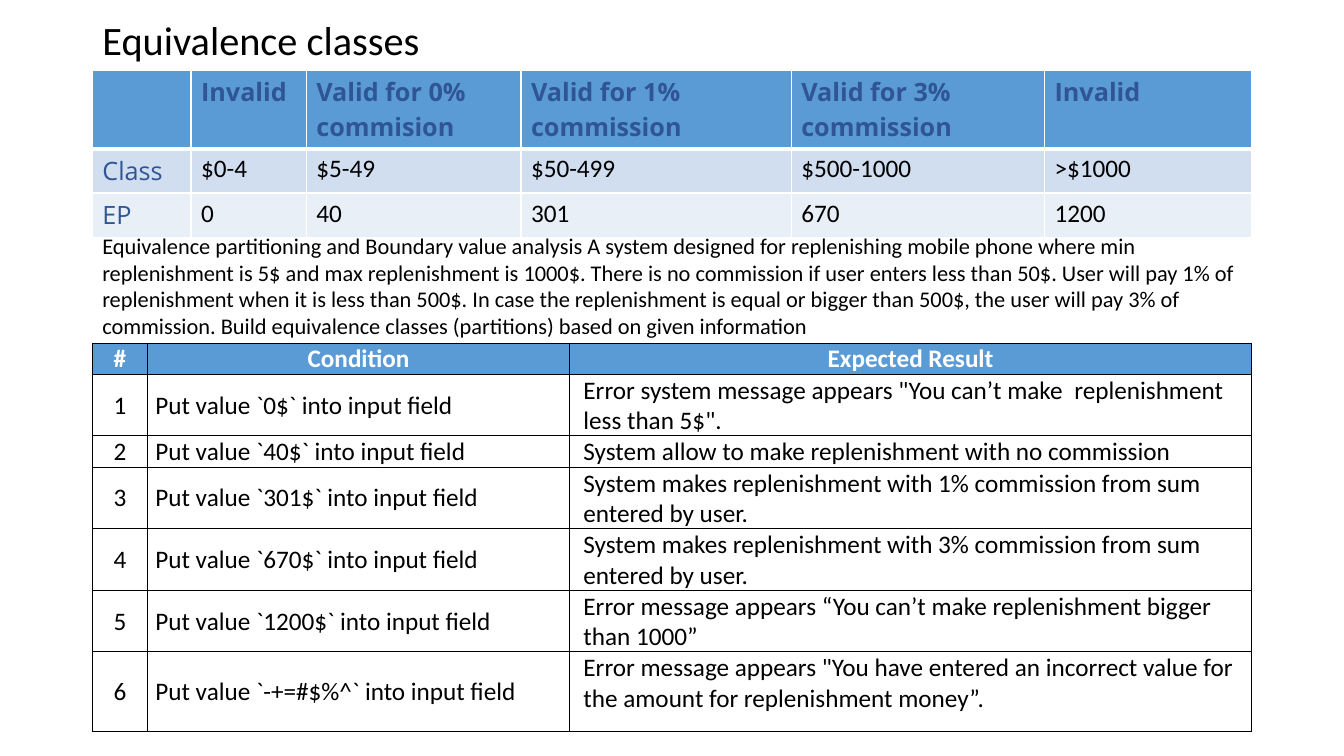
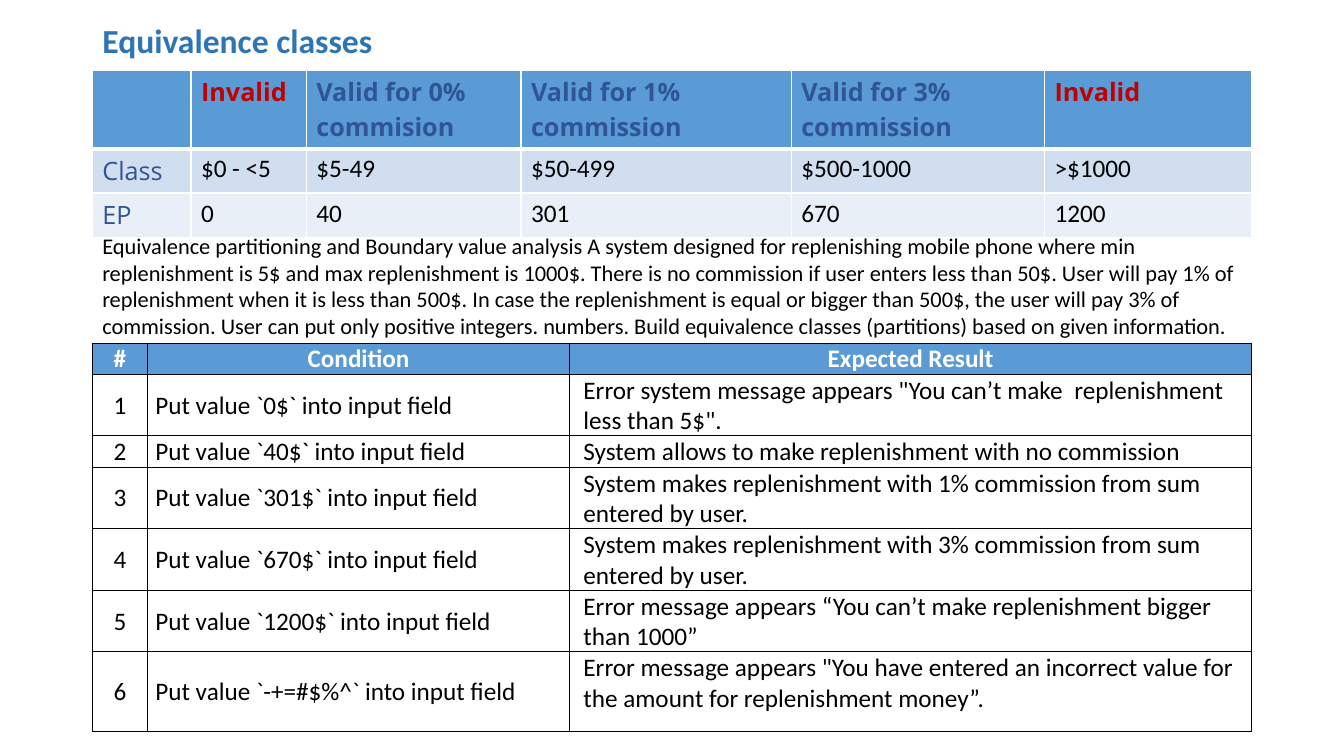
Before and after one commit to nromanen/pratical_testing_2022, a slide deck: slide 2 of Variant5.pptx. Drawn at 1344x756 pixels with LibreOffice and Linux fonts; fonts in the diff are those of the drawing. Boxes give left, top, right and bottom in pixels: in the first picture for what was removed or moved away, otherwise in the second. Text is boxed around its words. In the diff, an @@ line names an element or a change of style, - is before the commit and + after.

```diff
--- a/Variant5.pptx
+++ b/Variant5.pptx
@@ title "Equivalence classes" at [102, 29, 372, 59]: size 28.8 to 24 pt, text colour #000000 to #2E75B6, bold on @@
@@ table at [93, 70, 1251, 228] @@
-row 2, column 2: $0-4
+row 2, column 2: $0 - <5
@@ text colour #2F5597 to #C00000 in "Invalid", "Invalid" @@
@@ text at [102, 238, 1234, 338]: text changed @@
-Equivalence partitioning and Boundary value analysis A system designed for replenishing mobile phone where min replenishment is 5$ and max replenishment is 1000$. There is no commission if user enters less than 50$. User will pay 1% of replenishment when it is less than 500$. In case the replenishment is equal or bigger than 500$, the user will pay 3% of commission. Build equivalence classes (partitions) based on given information
+Equivalence partitioning and Boundary value analysis A system designed for replenishing mobile phone where min replenishment is 5$ and max replenishment is 1000$. There is no commission if user enters less than 50$. User will pay 1% of replenishment when it is less than 500$. In case the replenishment is equal or bigger than 500$, the user will pay 3% of commission. User can put only positive integers. numbers. Build equivalence classes (partitions) based on given information.
@@ table at [93, 343, 1252, 731] @@
-row 3, column 3: System allow to make replenishment with no commission
+row 3, column 3: System allows to make replenishment with no commission
```
Also in this commit, not shown: 4 other slides changed, 1 slide added.
